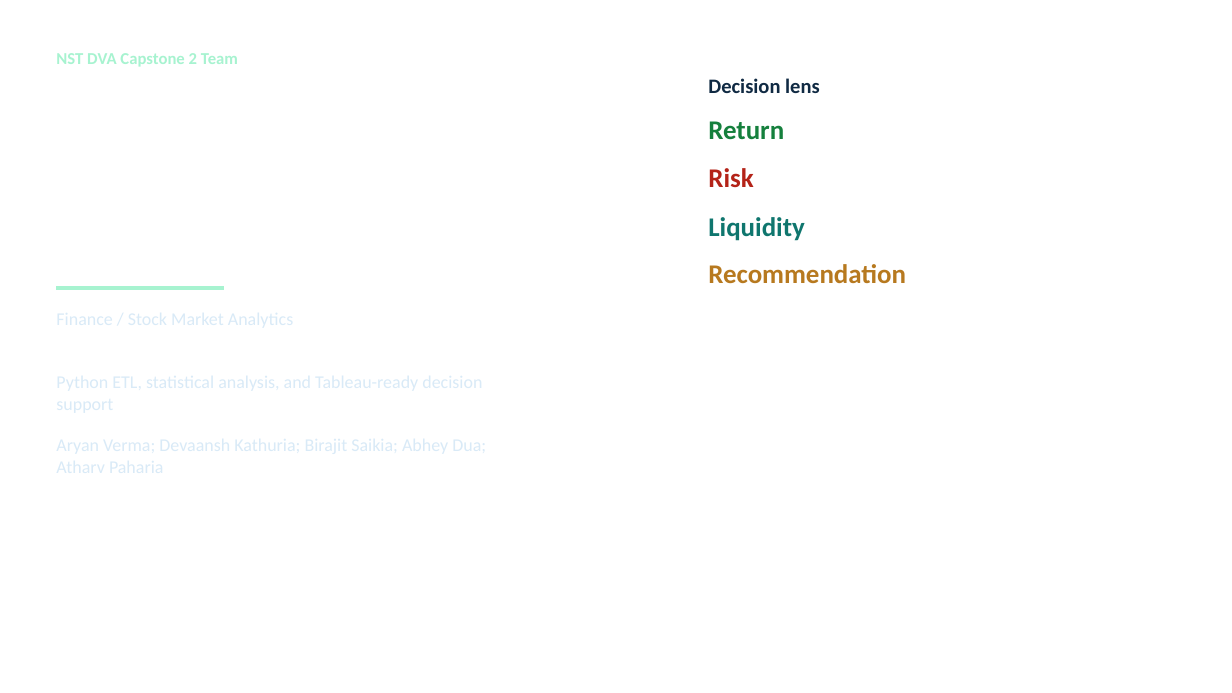
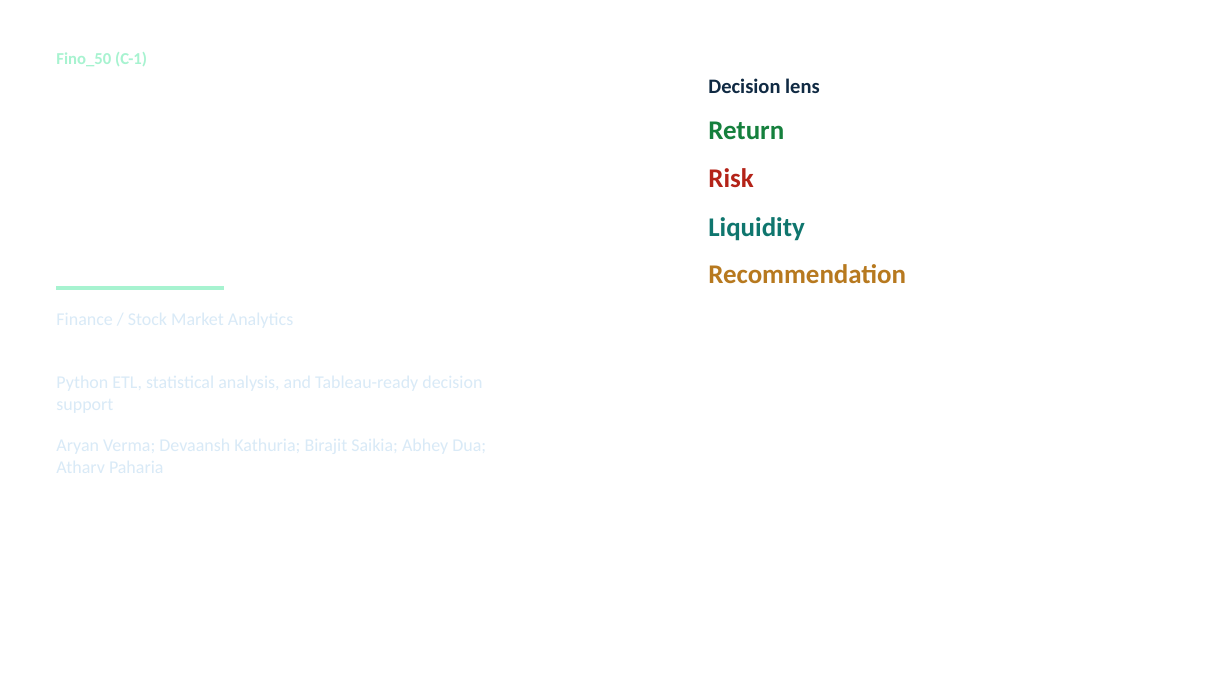
Before and after one commit to DevaanshKathuria/Hopper__C-1_Fino_50, a slide deck: slide 1 of reports/presentation.pptx. Drawn at 1232x693 pixels with LibreOffice and Linux fonts; fonts in the diff are those of the drawing. Boxes give left, top, right and bottom in pixels: in the first picture for what was removed or moved away, otherwise in the second. Text is boxed around its words. In the diff, an @@ line names an element or a change of style, - is before the commit and + after.

Commit message:
docs: update team name to Fino_50 (C-1)

```diff
--- a/reports/presentation.pptx
+++ b/reports/presentation.pptx
@@ text at (56, 52, 147, 66): text changed @@
-NST DVA Capstone 2 Team
+Fino_50 (C-1)
```
Also in this commit, not shown: 7 other files.
